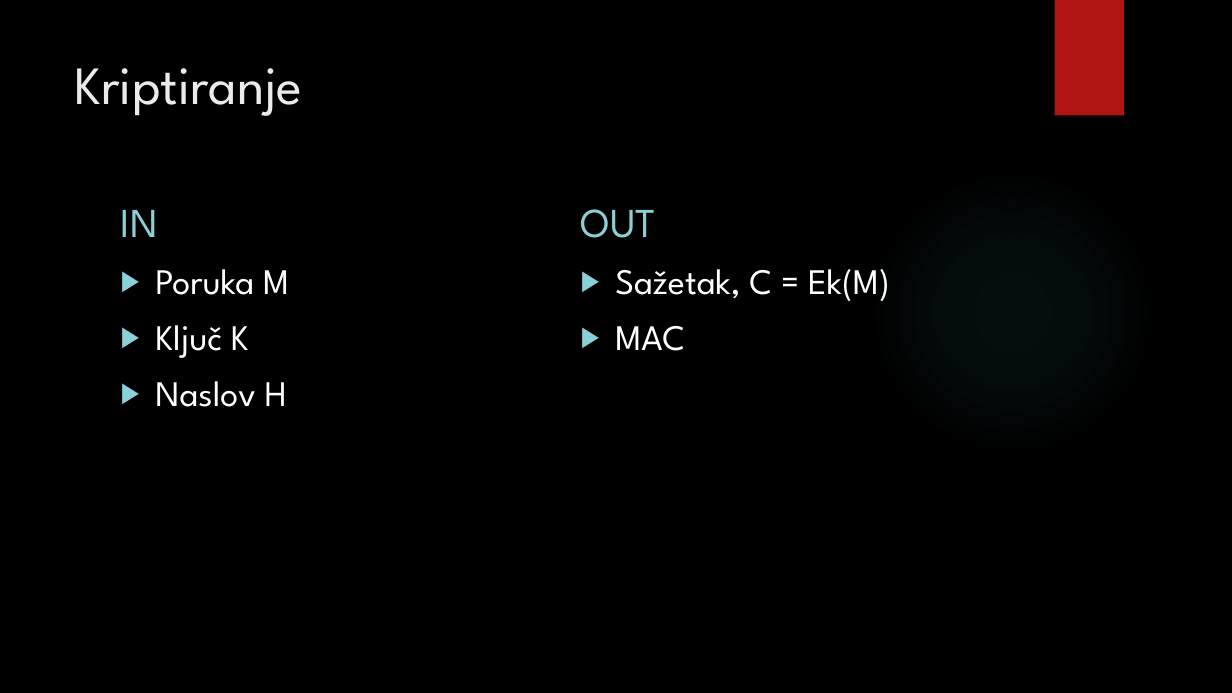
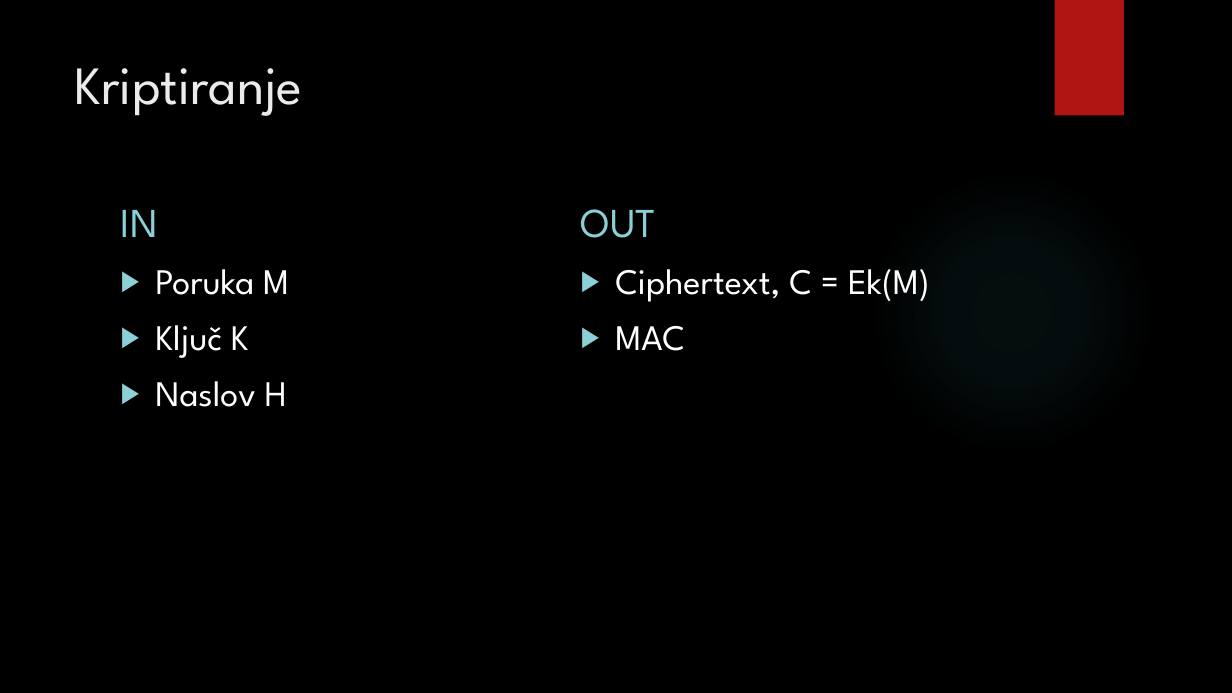
Before and after one commit to Dodomix/ACAA, a slide deck: slide 4 of Prezentacija/Autentifikacijska kriptografija.pptx. Drawn at 1232x693 pixels with LibreOffice and Linux fonts; fonts in the diff are those of the drawing; background and template pictures are left out. Boxes give left, top, right and bottom in pixels: in the first picture for what was removed or moved away, otherwise in the second. Text is boxed around its words. In the diff, an @@ line names an element or a change of style, - is before the commit and + after.

Commit message:
Promijenjeno u ciphertext

```diff
--- a/Prezentacija/Autentifikacijska kriptografija.pptx
+++ b/Prezentacija/Autentifikacijska kriptografija.pptx
@@ text at [615, 269, 930, 302]: text changed @@
-▶ Sažetak, C = Ek(M)
+▶ Ciphertext, C = Ek(M)
```
Also in this commit, not shown: 4 other slides changed.
